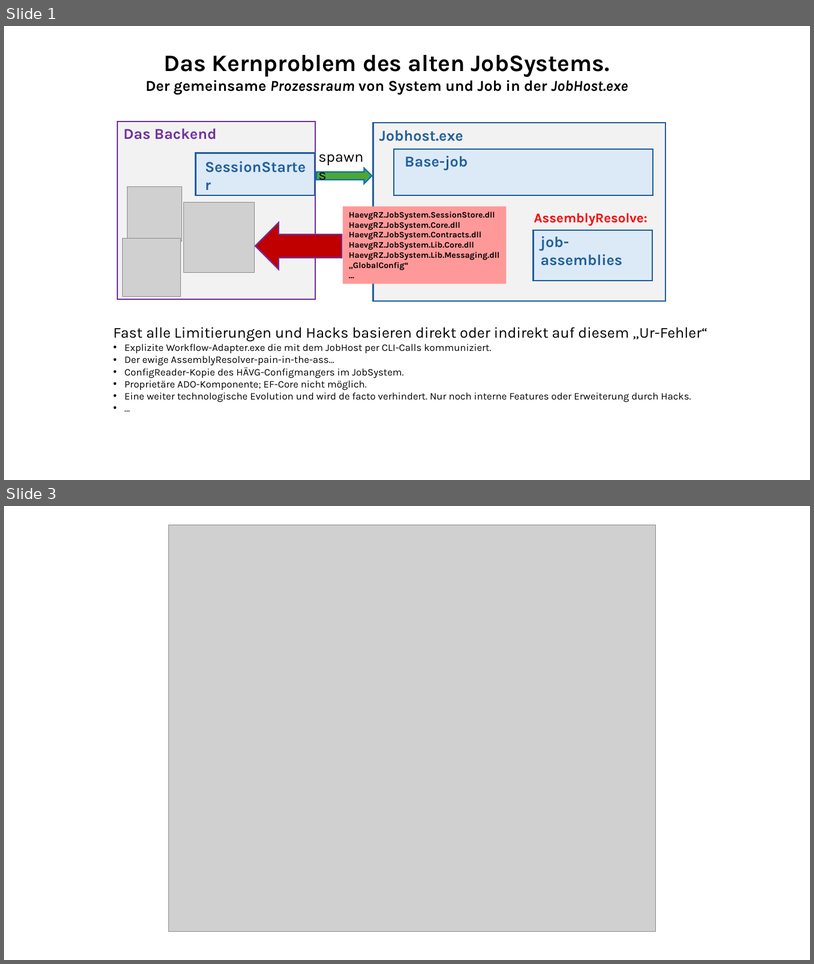
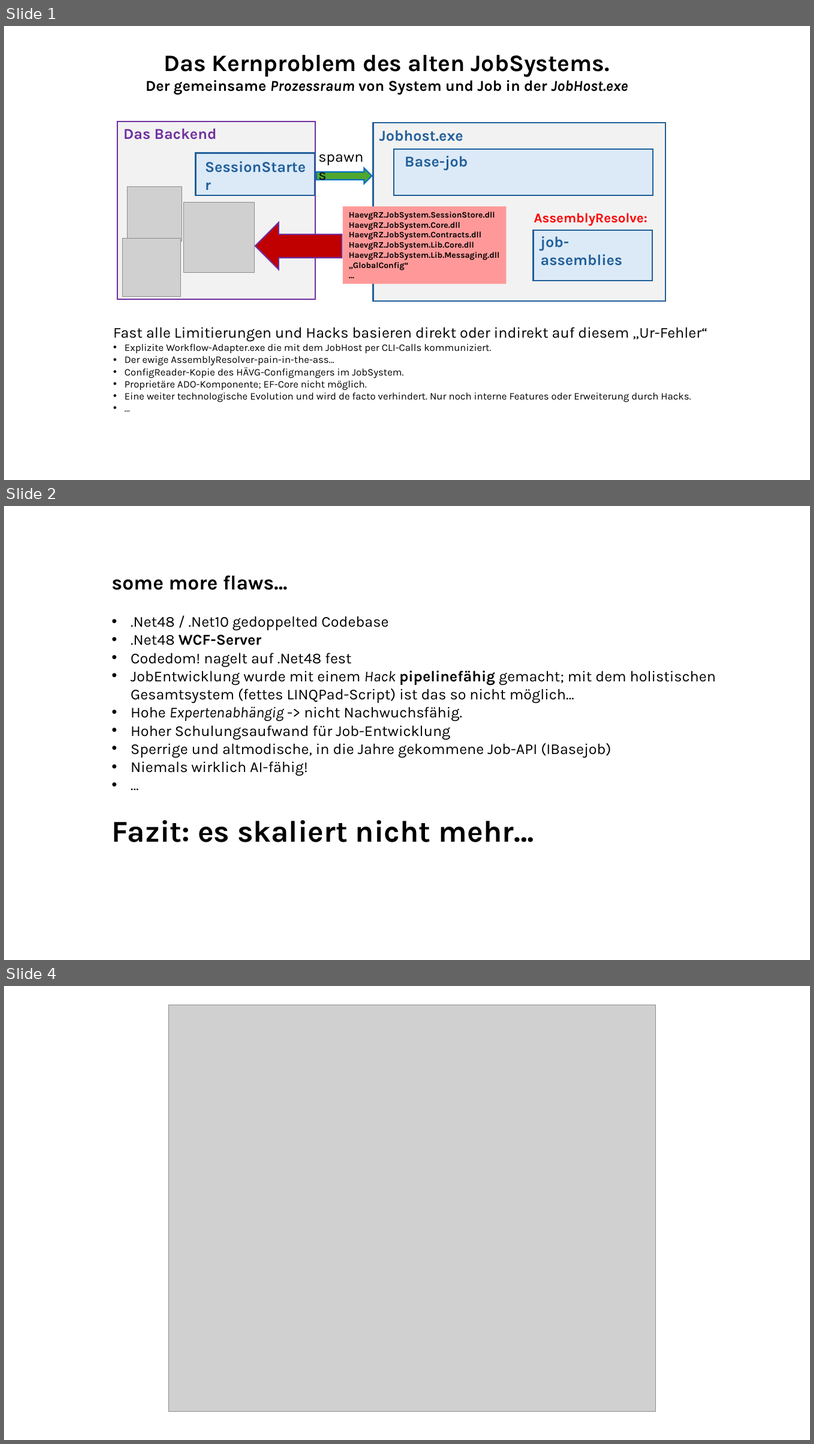
Before and after one commit to ckluth/josyn-platform, a slide deck: josyn-intro.pptx. Shown one above the other, each under a label of ours: slides 1 and 3 before the commit, slides 1, 2 and 4 after it; the slides between them are not shown. The pictures are 814x964 and 814x1444 pixels, drawn with LibreOffice and Linux fonts; fonts in the diff are those of the drawing; grey boxes stand for pictures. Boxes give left, top, right and bottom in pixels: in the first picture for what was removed or moved away, otherwise in the second. Text is boxed around its words. In the diff, an @@ line names an element or a change of style, - is before the commit and + after.

```diff
--- a/josyn-intro.pptx
+++ b/josyn-intro.pptx
@@ slide 2 added at box(4, 506, 810, 960), background #FFFFFF @@
@@ text added at box(112, 575, 716, 842), 18 pt, text #000000 @@
+some more flaws…
+• .Net48 / .Net10 gedoppelted Codebase
+• .Net48 WCF-Server
+• Codedom! nagelt auf .Net48 fest
+• JobEntwicklung wurde mit einem Hack pipelinefähig gemacht; mit dem holistischen Gesamtsystem (fettes LINQPad-Script) ist das so nicht möglich…
+• Hohe Expertenabhängig -> nicht Nachwuchsfähig.
+• Hoher Schulungsaufwand für Job-Entwicklung
+• Sperrige und altmodische, in die Jahre gekommene Job-API (IBasejob)
+• Niemals wirklich AI-fähig!
+• …
+Fazit: es skaliert nicht mehr…
@@ what was slide 3 is now slide 4 @@
```
Also in this commit, not shown: 1 slide changed.
